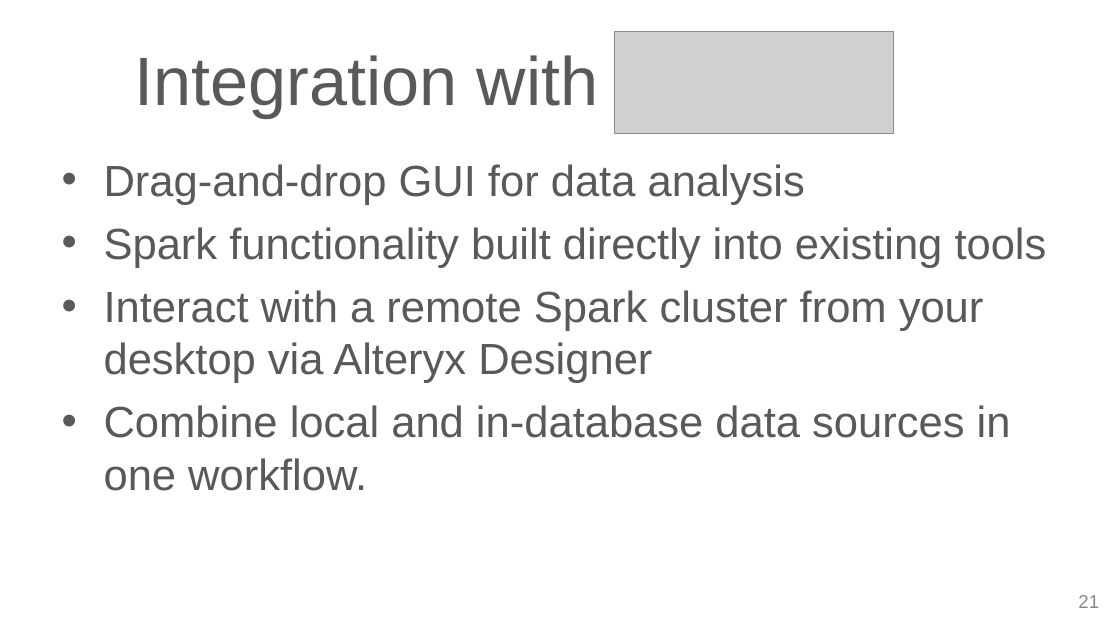
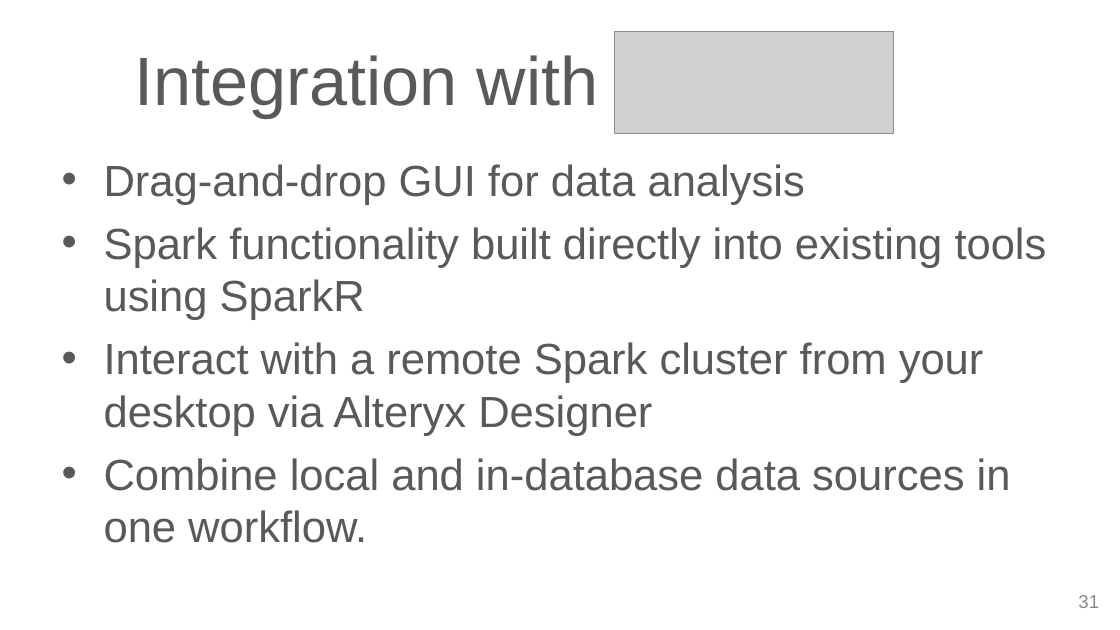
Before and after one commit to cafreeman/SparkR_DataFrame_Demo, a slide deck: slide 31 of SS_DataFrame_Slides.pptx (slide 21 before the commit). Drawn at 1120x630 pixels with LibreOffice and Linux fonts; fonts in the diff are those of the drawing; grey boxes stand for pictures; background and template pictures are left out. Boxes give left, top, right and bottom in pixels: in the first picture for what was removed or moved away, otherwise in the second. Text is boxed around its words. In the diff, an @@ line names an element or a change of style, - is before the commit and + after.

```diff
--- a/SS_DataFrame_Slides.pptx
+++ b/SS_DataFrame_Slides.pptx
@@ text at (104, 227, 1047, 320): text changed @@
-• Spark functionality built directly into existing tools
+• Spark functionality built directly into existing tools using SparkR
@@ page number at (1078, 595, 1099, 608): text changed @@
-21
+31
```
Also in this commit, not shown: 16 other slides changed, 11 slides added, 1 other file.
